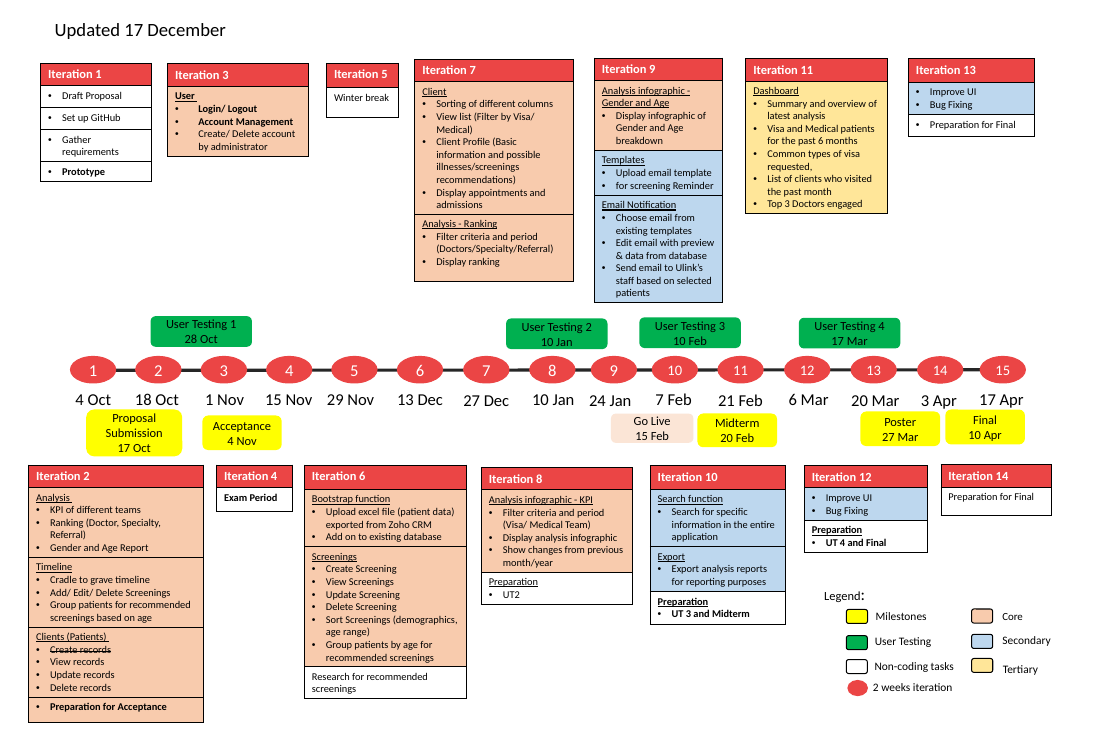
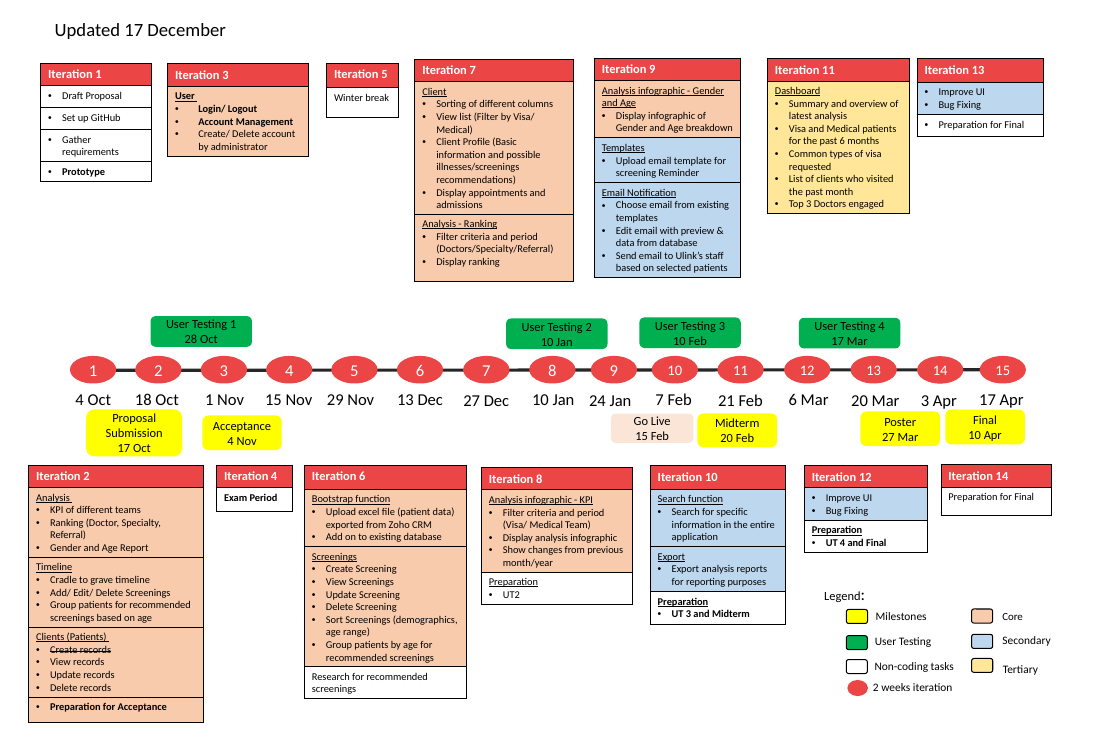
Before and after one commit to seankwok/Ulink, a slide deck: slide 1 of Documentation/Wiki Documents/4. PROJECT MANAGEMENT/Timeline/Timeline iterations edit.pptx. Drawn at 1120x747 pixels with LibreOffice and Linux fonts; fonts in the diff are those of the drawing. Boxes give left, top, right and bottom in pixels: in the first picture for what was removed or moved away, otherwise in the second. Text is boxed around its words. In the diff, an @@ line names an element or a change of style, - is before the commit and + after.

```diff
--- a/Documentation/Wiki Documents/4. PROJECT MANAGEMENT/Timeline/Timeline iterations edit.pptx
+++ b/Documentation/Wiki Documents/4. PROJECT MANAGEMENT/Timeline/Timeline iterations edit.pptx
@@ table at [594,58,741,290] @@
-row 3, column 1: Templates / Upload email template / for screening Reminder
+row 3, column 1: Templates / Upload email template for screening Reminder
@@ table: place and size @@
-table at [594,58,722,314]
+table at [594,58,741,290]
@@ table at [768,58,909,213] @@
-row 2, column 1: Dashboard / Summary and overview of latest analysis / Visa and Medical patients for the past 6 months / Common types of visa requested, / List of clients who visited the past month / Top 3 Doctors engaged
+row 2, column 1: Dashboard / Summary and overview of latest analysis / Visa and Medical patients for the past 6 months / Common types of visa requested / List of clients who visited the past month / Top 3 Doctors engaged
@@ table: place and size @@
-table at [746,58,888,213]
+table at [768,58,909,213]
@@ table: place and size @@
-table at [909,58,1035,136]
+table at [917,58,1043,136]
```
Also in this commit, not shown: 10 other files.
